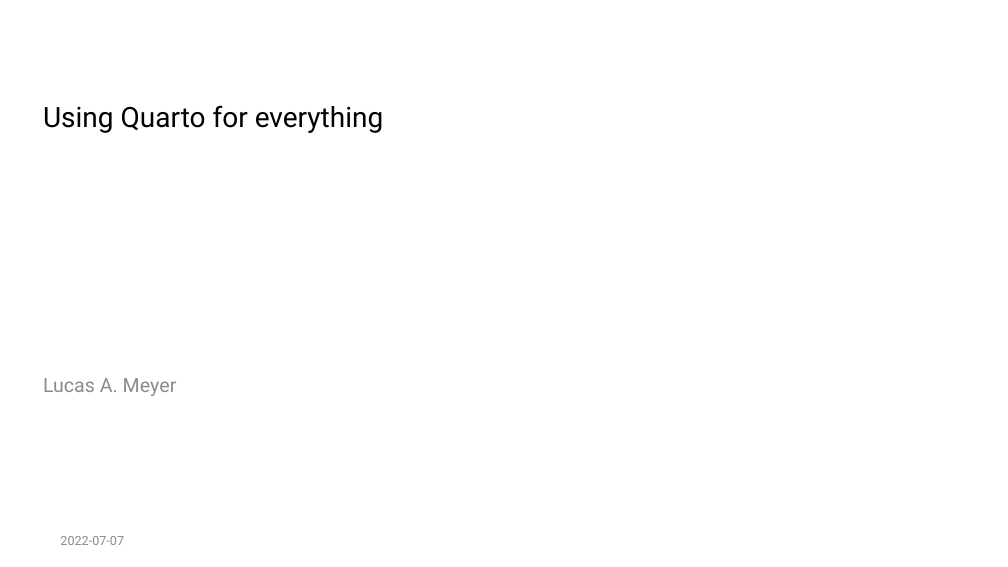
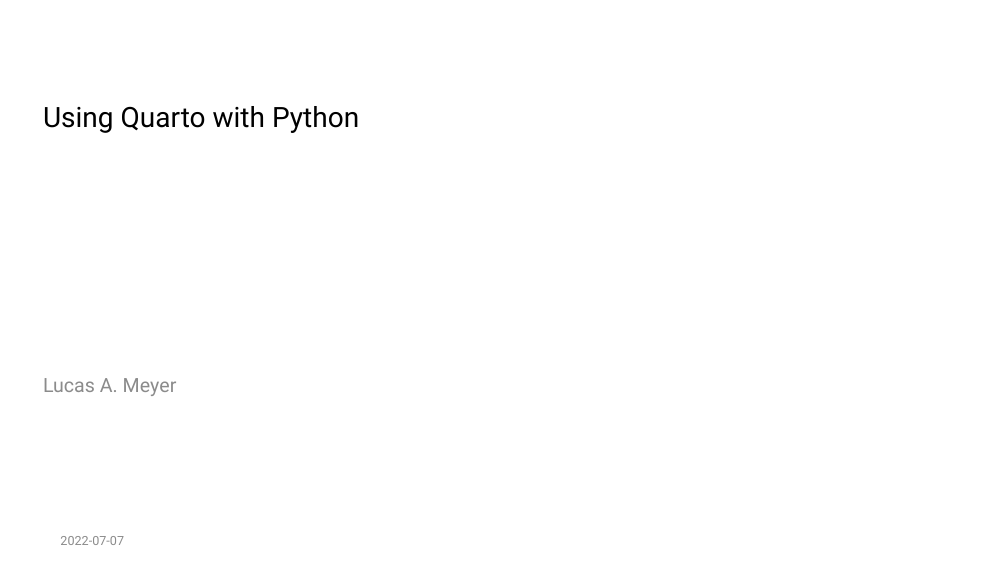
Before and after one commit to lucas-a-meyer/using-quarto, a slide deck: slide 1 of docs/presentation-orig.pptx. Drawn at 1008x567 pixels with LibreOffice and Linux fonts; fonts in the diff are those of the drawing; background and template pictures are left out. Boxes give left, top, right and bottom in pixels: in the first picture for what was removed or moved away, otherwise in the second. Text is boxed around its words. In the diff, an @@ line names an element or a change of style, - is before the commit and + after.

```diff
--- a/docs/presentation-orig.pptx
+++ b/docs/presentation-orig.pptx
@@ title at box(43, 106, 359, 133): text changed @@
-Using Quarto for everything
+Using Quarto with Python
```
Also in this commit, not shown: 1 other slide changed, 13 other files.
